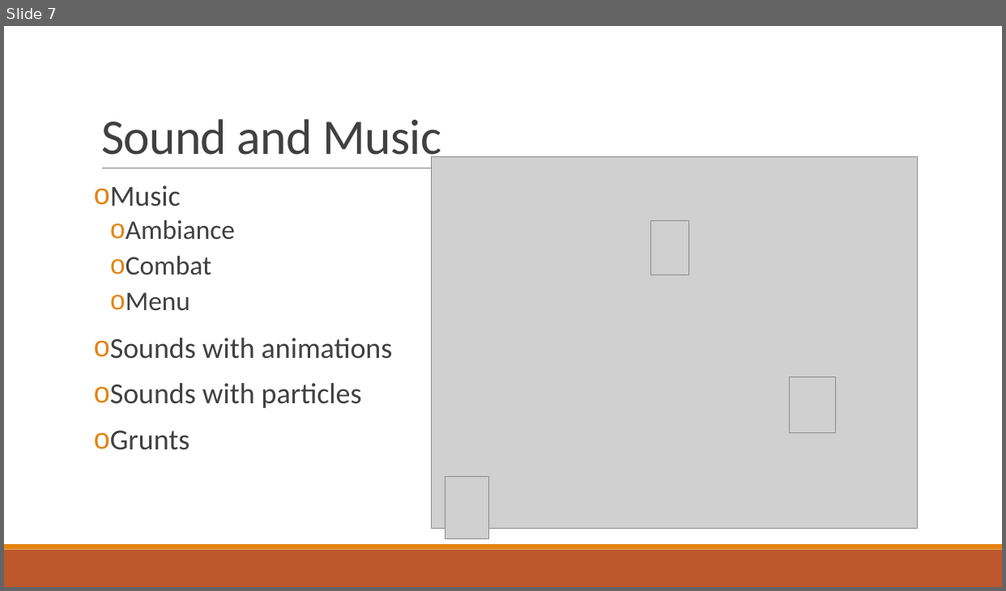
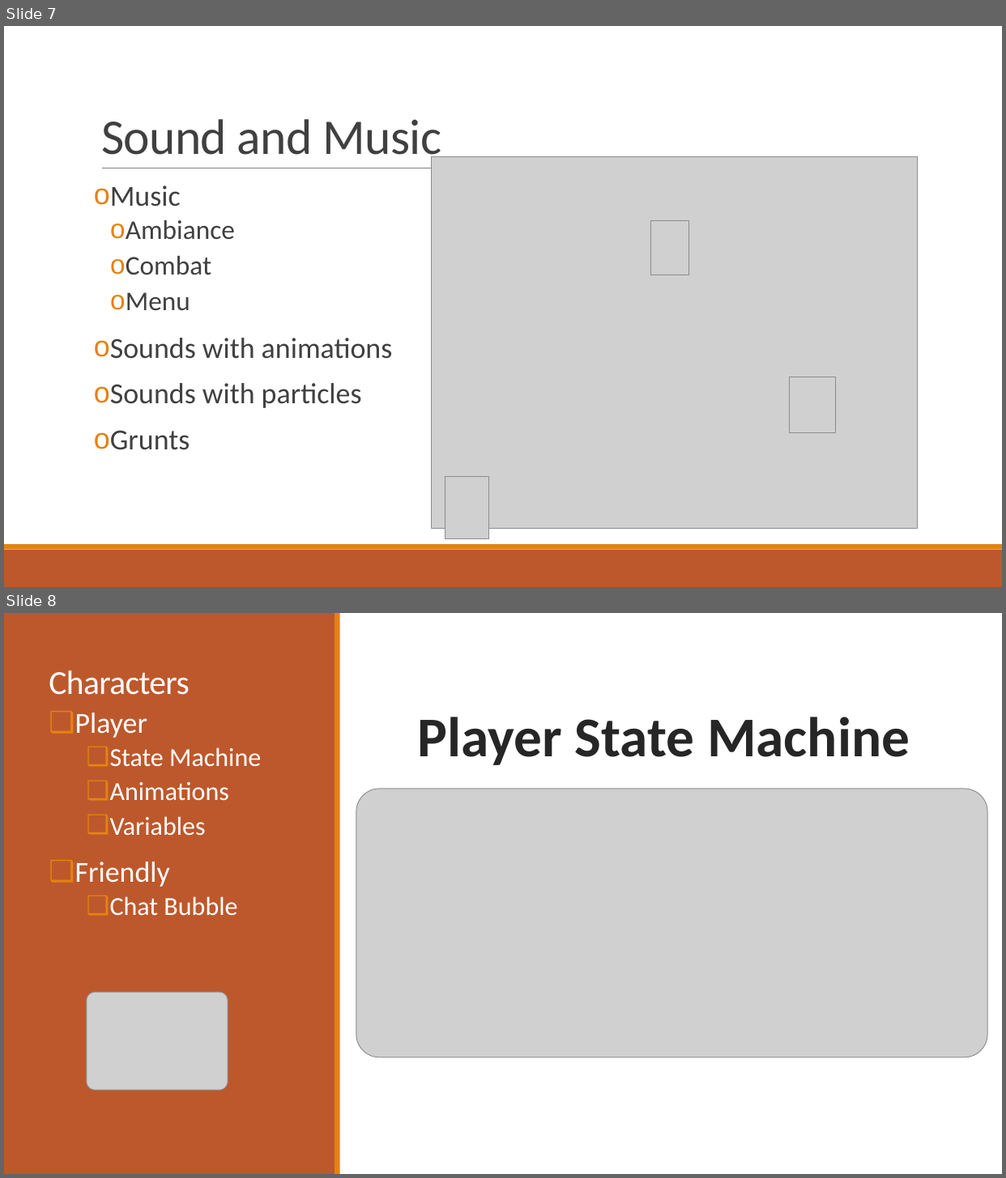
Before and after one commit to jonnynabors/Belly-Of-The-Beast, a slide deck: Documentation/Design Document/UnityDesignPresentation.pptx. Shown one above the other, each under a label of ours: slide 7 before the commit, slides 7 and 8 after it. The pictures are 1006x591 and 1006x1178 pixels, drawn with LibreOffice and Linux fonts; fonts in the diff are those of the drawing; grey boxes stand for pictures. Boxes give left, top, right and bottom in pixels: in the first picture for what was removed or moved away, otherwise in the second. Text is boxed around its words. In the diff, an @@ line names an element or a change of style, - is before the commit and + after.

```diff
--- a/Documentation/Design Document/UnityDesignPresentation.pptx
+++ b/Documentation/Design Document/UnityDesignPresentation.pptx
@@ slide 8 added at [4, 613, 1002, 1174], background #FFFFFF @@
@@ rectangle added at [4, 613, 335, 1174], fill #BD582C @@
@@ rectangle added at [335, 613, 340, 1174], fill #E48312 @@
@@ title added at [49, 671, 189, 695], 32.4 pt, text #FFFFFF @@
+Characters
@@ text added at [75, 713, 261, 916], 25 pt, text #FFFFFF @@
+❑ Player
+  ❑ State Machine
+  ❑ Animations
+  ❑ Variables
+❑ Friendly
+  ❑ Chat Bubble
@@ text added at [418, 717, 910, 765], 54 pt, text #262626, bold @@
+Player State Machine
@@ picture added at [356, 789, 987, 1058] @@
@@ picture added at [87, 993, 228, 1091] @@
```
Also in this commit, not shown: 7 slides changed, 3 other files.
